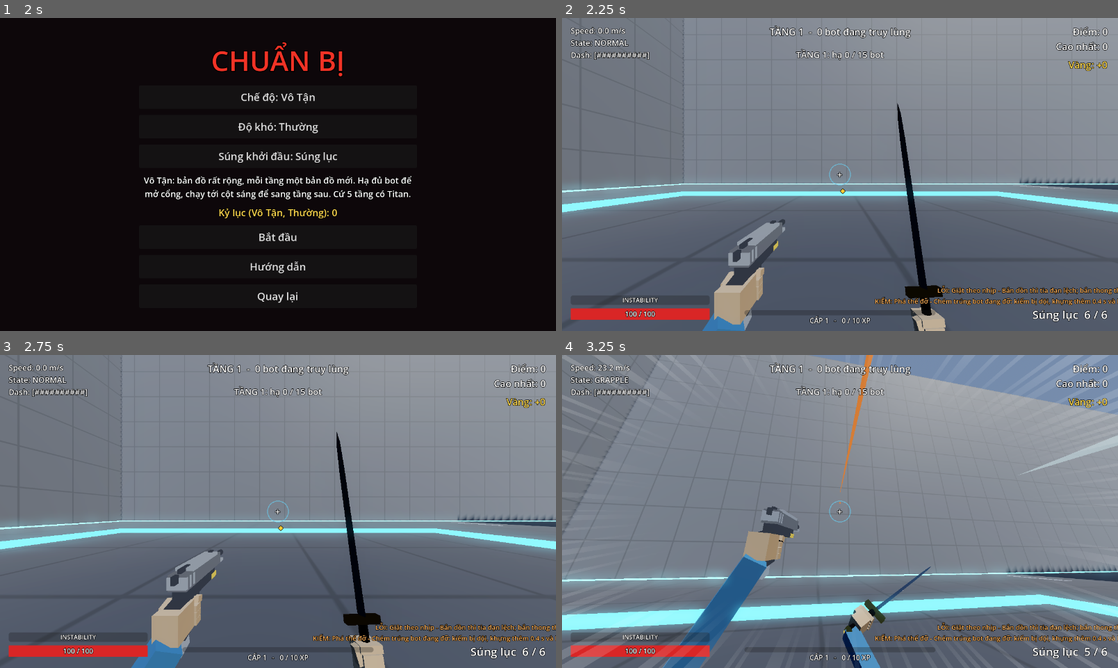
Above: before the commit, frames 1-4 (two rows, left to right).
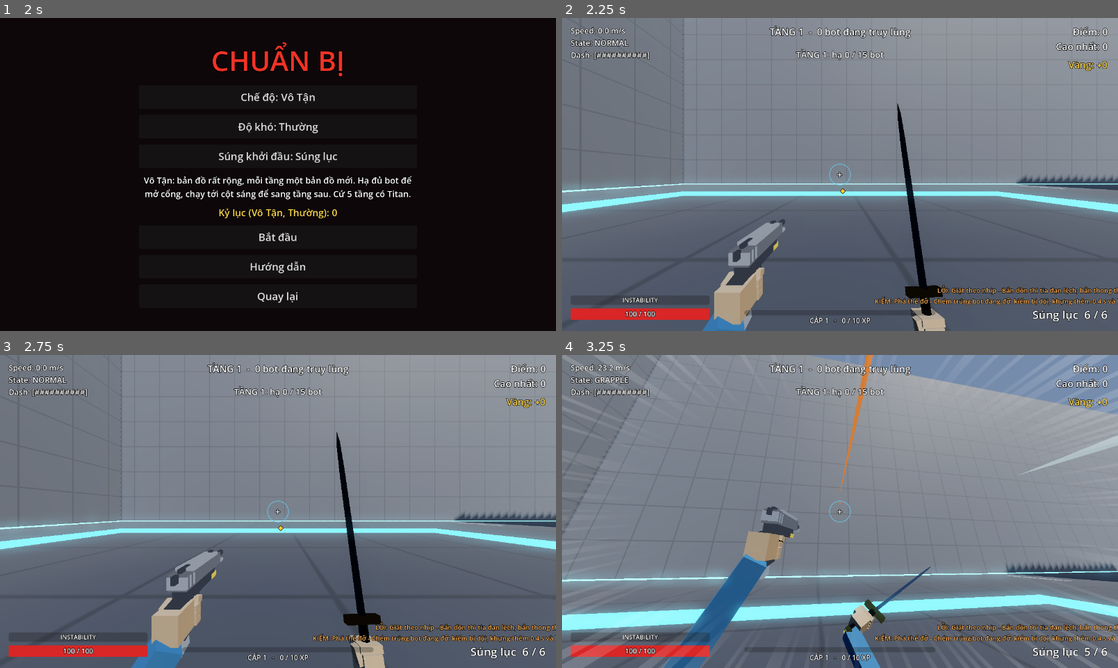
Above: after the commit, the same moments.

Repository: halo07-pixel/redliner
Game: Godot game, scene res://scenes/menu.tscn
The game is run twice, just before and just after one commit, with the same random seed, the same clock (stepped at 60 frames per second) and the same inputs.
Inputs (mouse positions are in pixels of both pictures, inside the frame that each line leads up to):
- Up to frame 1 (2 s): click "Chơi" at 0.5 s; click "Cửa hàng" at 1.25 s
- Up to frame 2 (2.25 s): click "Cài đặt" at 2 s
- Up to frame 3 (2.75 s): no input
- Up to frame 4 (3.25 s): tap Enter at 2.75 s; move the mouse to (867, 511) at 2.77 s; hold W (move_forward) from 2.78 s (still down); hold Right mouse button (grapple) from 2.78 s (still down); click (867, 511) at 2.92 s; tap Space (jump) at 3.02 s; tap E (shoot) at 3.05 s

Frame 1 is identical in both runs. In frame 2, 0.3% of the frame differs, in the area x 81-100%, y 50-56%; in frame 3, 0.3%; in frame 4, 0.3%, in the area x 79-100%, y 66-73%.

Commit message:
M45: module bản đồ Vô Tận low poly (6 module, tối đa 3000 tam giác)
Co-Authored-By: Claude Sonnet 5.5 <noreply@anthropic.com>
Claude-Session: https://claude.ai/code/session_011ynLRk7SUXMMCvF1eitzue

Diff:
--- a/scripts/arena.gd
+++ b/scripts/arena.gd
@@ -10,6 +10,7 @@
 const Maps = preload("res://scripts/maps.gd")
 const BreakableScript = preload("res://scripts/breakable.gd")
 const EndlessLook = preload("res://scripts/endless_look.gd")
+const EndlessModules = preload("res://scripts/endless_modules.gd")
 
 signal map_loaded(map_id: String)
 signal explosion(position: Vector3, radius: float) # thùng nổ phát nổ
@@ -131,6 +132,7 @@
 		var body: StaticBody3D = _box(bx["size"], bx["pos"], bx["role"], bx["rot"])
 		if _endless_map:
 			EndlessLook.style_box(body, bx)
+			EndlessModules.apply(body, bx, EndlessLook.theme_index(floor_n))   # M45: vỏ low poly, va chạm vẫn là hộp
 	if _endless_map:
 		for deco in EndlessLook.dress(m, EndlessLook.theme_index(floor_n)):   # chỉ hình ảnh, không va chạm
 			_add_map_node(deco)
--- a/scripts/data/visual_data.gd
+++ b/scripts/data/visual_data.gd
@@ -44,10 +44,19 @@
 		"bomber": "res://assets/characters/lowpoly/bomber.glb",
 		"titan": "res://assets/characters/lowpoly/titan.glb",
 	},
+	# M45: module bản đồ Vô Tận (mesh trong khối đơn vị, co giãn theo hộp va chạm; xem scripts/endless_modules.gd)
+	"map": {
+		"building_block": "res://assets/map/lowpoly/building_block.glb",
+		"building_fins": "res://assets/map/lowpoly/building_fins.glb",
+		"building_slab": "res://assets/map/lowpoly/building_slab.glb",
+		"pillar": "res://assets/map/lowpoly/pillar.glb",
+		"stage": "res://assets/map/lowpoly/stage.glb",
+		"cover": "res://assets/map/lowpoly/cover.glb",
+	},
 	"axe": "res://assets/weapons/lowpoly/axe.glb",
 	"dagger": "res://assets/weapons/lowpoly/dagger.glb",
 	# Ngân sách tam giác tối đa mỗi loại (đếm theo mesh trong .glb)
-	"budget": {"bot": 13000, "weapon": 600, "prop": 1200},
+	"budget": {"bot": 13000, "weapon": 600, "prop": 3000, "cell": 40000},
 }
 
 ## Độ kim loại / nhám / cường độ phát sáng theo vai trò.
--- /dev/null
+++ b/scripts/endless_modules.gd
@@ -0,0 +1,109 @@
+extends RefCounted
+## Module bản đồ Vô Tận low poly (M45). CHỈ hình ảnh: va chạm / navmesh vẫn là hộp của Maps.endless (không đổi).
+## Mỗi hộp "wall" (toà nhà), "pillar", "platform" (bệ / bức che) được phủ một mesh .glb nằm trong khối đơn vị, co giãn đúng bằng
+## kích thước hộp va chạm. Hộp gốc chỉ ẩn đi (vẫn còn trong cây node). Thiếu file / tắt LOWPOLY -> giữ nguyên hộp cũ.
+## Vật liệu trong .glb đặt tên theo vai trò (mod_wall, mod_trim, mod_glow) và được tô lúc chạy; mesh dùng chung giữa các thể hiện.
+
+const EndlessLook = preload("res://scripts/endless_look.gd")
+const Materials = preload("res://scripts/materials.gd")
+
+const BUILDING_KINDS: Array = ["building_block", "building_fins", "building_slab"]
+
+static var _scenes: Dictionary = {}
+static var _mats: Dictionary = {}
+
+
+## Loại module cho một hộp ("" = không có).
+static func kind_for(bx: Dictionary) -> String:
+	var s: Vector3 = bx["size"]
+	match String(bx["role"]):
+		"wall":
+			return BUILDING_KINDS[posmod(roundi(float((bx["pos"] as Vector3).x) * 0.61) + roundi(float((bx["pos"] as Vector3).z) * 0.43), BUILDING_KINDS.size())]
+		"pillar":
+			return "pillar"
+		"platform":
+			return "stage" if s.y >= 1.8 and s.x >= 10.0 else "cover"
+	return ""
+
+
+static func path_of(kind: String) -> String:
+	return String(Global.LOWPOLY["map"].get(kind, ""))
+
+
+static func has_asset(kind: String) -> bool:
+	if not bool(Global.LOWPOLY["enabled"]) or kind == "":
+		return false
+	var p: String = path_of(kind)
+	return p != "" and ResourceLoader.exists(p)
+
+
+static func _scene(kind: String) -> PackedScene:
+	if not _scenes.has(kind):
+		_scenes[kind] = load(path_of(kind))
+	return _scenes[kind]
+
+
+## Vật liệu theo (loại, vai trò mod_*, biến thể, chủ đề). Thân toà nhà dùng mặt tiền của EndlessLook (cùng tông / họa tiết lưới).
+static func _material(kind: String, role: String, variant: int, theme: int) -> Material:
+	var key: String = "%s|%s|%d|%d" % [kind.substr(0, 5), role, variant, theme]
+	if _mats.has(key):
+		return _mats[key]
+	var m: StandardMaterial3D
+	match role:
+		"mod_wall":
+			if kind.begins_with("building"):
+				m = EndlessLook.facade(variant)
+			elif kind == "pillar":
+				m = Materials.make("pillar")
+			else:
+				m = Materials.make("platform")
+		"mod_trim":
+			m = StandardMaterial3D.new()
+			var c: Color = Global.PALETTE["wall"] * 0.42
+			m.albedo_color = Color(c.r, c.g, c.b, 1.0)
+			m.metallic = 0.5
+			m.roughness = 0.55
+		_:
+			m = StandardMaterial3D.new()
+			var a: Color = EndlessLook.theme_accent(theme)
+			m.albedo_color = a * 0.5
+			m.emission_enabled = true
+			m.emission = a
+			m.emission_energy_multiplier = 1.4
+	_mats[key] = m
+	return m
+
+
+## Phủ module lên thân vừa dựng. Trả về true nếu đã dùng module (hộp cũ bị ẩn).
+static func apply(body: Node, bx: Dictionary, theme: int = 0) -> bool:
+	var kind: String = kind_for(bx)
+	if not has_asset(kind):
+		return false
+	var root: Node3D = _scene(kind).instantiate()
+	root.name = "Module"
+	root.scale = bx["size"]
+	var variant: int = EndlessLook.facade_variant(bx["pos"])
+	for mi in root.find_children("*", "MeshInstance3D", true, false):
+		var inst := mi as MeshInstance3D
+		for i in inst.mesh.get_surface_count():
+			var role: String = String(inst.mesh.surface_get_material(i).resource_name)
+			inst.set_surface_override_material(i, _material(kind, role, variant, theme))
+	for ch in body.get_children():
+		if ch is MeshInstance3D:
+			(ch as MeshInstance3D).visible = false
+	body.add_child(root)
+	return true
+
+
+## Số tam giác của một cây node (đếm theo mesh).
+static func tri_count(n: Node) -> int:
+	var t: int = 0
+	for mi in n.find_children("*", "MeshInstance3D", true, false):
+		var inst := mi as MeshInstance3D
+		if inst.mesh == null or not inst.visible:
+			continue
+		for s in inst.mesh.get_surface_count():
+			var arr: Array = inst.mesh.surface_get_arrays(s)
+			var idx = arr[Mesh.ARRAY_INDEX]
+			t += (idx.size() if idx != null and idx.size() > 0 else arr[Mesh.ARRAY_VERTEX].size()) / 3
+	return t
--- /dev/null
+++ b/tools/screenshots/shoot_m45.gd
@@ -0,0 +1,62 @@
+extends SceneTree
+## Ảnh tĩnh M45: module bản đồ Vô Tận (toà nhà 3 kiểu, cột, bệ). Chạy dưới Xvfb (GL dự phòng, không phải Forward+):
+##   xvfb-run -a -s "-screen 0 1280x720x24" godot --path . --rendering-driver opengl3 -s tools/screenshots/shoot_m45.gd -- docs/screenshots
+
+var out_dir: String = "docs/screenshots"
+
+
+func _initialize() -> void:
+	_run()
+
+
+func _shot(n: String) -> void:
+	for i in 3:
+		await process_frame
+	await RenderingServer.frame_post_draw
+	root.get_viewport().get_texture().get_image().save_png("%s/%s.png" % [out_dir, n])
+	print("saved ", n)
+
+
+func _run() -> void:
+	await process_frame
+	var args := OS.get_cmdline_user_args()
+	if args.size() > 0:
+		out_dir = args[0]
+	DirAccess.make_dir_recursive_absolute(out_dir)
+	var Maps = load("res://scripts/maps.gd")
+	var arena: Node3D = load("res://scripts/arena.gd").new()
+	arena.map_id = "endless"
+	arena.floor_n = 1
+	arena.bake_nav = false
+	root.add_child(arena)
+	var cam := Camera3D.new()
+	cam.far = 700.0
+	cam.fov = 70.0
+	root.add_child(cam)
+	cam.current = true
+	for i in 4:
+		await physics_frame
+	var m: Dictionary = Maps.endless(1)
+	var wall: Dictionary = {}
+	var pillar: Dictionary = {}
+	var stage: Dictionary = {}
+	for b in m["boxes"]:
+		if b["role"] == "wall" and wall.is_empty() and (b["size"] as Vector3).y > 18.0:
+			wall = b
+		elif b["role"] == "pillar" and pillar.is_empty():
+			pillar = b
+		elif b["role"] == "platform" and (b["size"] as Vector3).x >= 10.0 and stage.is_empty():
+			stage = b
+	var shots: Array = [["m45_building", wall, Vector3(26.0, 14.0, 38.0), 0.55], ["m45_pillar", pillar, Vector3(-14.0, 9.0, 20.0), 0.6], ["m45_stage", stage, Vector3(18.0, 9.0, 26.0), 0.0]]
+	for s in shots:
+		var b: Dictionary = s[1]
+		if b.is_empty():
+			continue
+		var p: Vector3 = b["pos"]
+		cam.global_position = p + (s[2] as Vector3)
+		cam.look_at(p + Vector3(0.0, (b["size"] as Vector3).y * float(s[3]) - (b["size"] as Vector3).y * 0.2, 0.0), Vector3.UP)
+		await _shot(s[0])
+	cam.global_position = Vector3(-60.0, 70.0, -130.0)
+	cam.look_at(Vector3(0.0, 8.0, -60.0), Vector3.UP)
+	await _shot("m45_overview")
+	quit()
--- /dev/null
+++ b/tools/tests/test_m45.gd
@@ -0,0 +1,126 @@
+extends SceneTree
+## M45 "Module bản đồ Vô Tận low poly": 6 module dựng trong Blender (tools/blender/make_map.py) nạp được, mỗi module trong ngân sách
+## tam giác (<= 3000), mesh nằm gọn trong khối đơn vị (co giãn khít hộp va chạm), Arena phủ module lên đúng hộp (hộp gốc ẩn, va chạm
+## và bố cục Maps.endless KHÔNG đổi), mỗi ô 50 m không vượt trần tam giác. Bộ test cũ giữ xanh.
+##   timeout 200 godot --headless --path . -s tools/tests/test_m45.gd
+
+const Mods = preload("res://scripts/endless_modules.gd")
+const Maps = preload("res://scripts/maps.gd")
+const KINDS: Array = ["building_block", "building_fins", "building_slab", "pillar", "stage", "cover"]
+
+var failures: int = 0
+
+
+func _check(cond: bool, msg: String) -> void:
+	if cond:
+		print("  PASS  ", msg)
+	else:
+		failures += 1
+		printerr("  FAIL  ", msg)
+
+
+func _initialize() -> void:
+	_run()
+
+
+func _frames(n: int) -> void:
+	for i in n:
+		await physics_frame
+
+
+func _aabb(n: Node3D) -> AABB:
+	var r := AABB()
+	var first := true
+	for mi in n.find_children("*", "MeshInstance3D", true, false):
+		var a: AABB = (mi as MeshInstance3D).get_aabb()
+		r = a if first else r.merge(a)
+		first = false
+	return r
+
+
+func _run() -> void:
+	print("[Dữ liệu / ngân sách]")
+	var L: Dictionary = Global.LOWPOLY
+	_check(int(L["budget"]["prop"]) == 3000, "ngân sách module = 3000 tam giác")
+	_check(int(L["budget"]["cell"]) == 40000, "trần mỗi ô 50 m = 40000")
+	for k in KINDS:
+		_check(Mods.has_asset(k), "có file module %s" % k)
+		var node: Node3D = load(Mods.path_of(k)).instantiate()
+		var t: int = Mods.tri_count(node)
+		_check(t > 0 and t <= int(L["budget"]["prop"]), "%s: %d tam giác <= 3000" % [k, t])
+		var a: AABB = _aabb(node)
+		_check(a.position.x >= -0.501 and a.end.x <= 0.501 and a.position.z >= -0.501 and a.end.z <= 0.501 and a.position.y >= -0.501, "%s: nằm trong khối đơn vị (không lấn ra ngoài hộp)" % k)
+		_check(a.end.y <= 0.5 + 0.14, "%s: không vượt nóc hộp quá phụ kiện nhỏ" % k)
+		var mats: Array = []
+		for mi in node.find_children("*", "MeshInstance3D", true, false):
+			for s in (mi as MeshInstance3D).mesh.get_surface_count():
+				mats.append(String((mi as MeshInstance3D).mesh.surface_get_material(s).resource_name))
+		_check(mats.all(func(n): return n in ["mod_wall", "mod_trim", "mod_glow"]), "%s: vật liệu đặt theo vai trò %s" % [k, str(mats)])
+		node.free()
+
+	print("[Chọn loại module]")
+	_check(Mods.kind_for({"role": "pillar", "size": Vector3(2.5, 15, 2.5), "pos": Vector3.ZERO}) == "pillar", "cột -> pillar")
+	_check(Mods.kind_for({"role": "platform", "size": Vector3(16, 2, 16), "pos": Vector3.ZERO}) == "stage", "bệ 16x2x16 -> stage")
+	_check(Mods.kind_for({"role": "platform", "size": Vector3(8, 1.4, 0.8), "pos": Vector3.ZERO}) == "cover", "bức che -> cover")
+	_check(Mods.kind_for({"role": "ramp", "size": Vector3(8, 0.4, 7), "pos": Vector3.ZERO}) == "", "dốc giữ hộp")
+	_check(Mods.kind_for({"role": "grapple", "size": Vector3(4, 0.5, 4), "pos": Vector3.ZERO}) == "", "bệ móc giữ hộp")
+	var seen: Dictionary = {}
+	for b in Maps.endless(1)["boxes"] + Maps.endless(2)["boxes"] + Maps.endless(3)["boxes"]:
+		if b["role"] == "wall":
+			seen[Mods.kind_for(b)] = true
+	_check(seen.size() >= 2, "toà nhà dùng nhiều kiểu (%d kiểu)" % seen.size())
+
+	print("[Arena: module phủ đúng hộp, va chạm không đổi]")
+	var before: Array = [Maps.endless(1)["boxes"].duplicate(true), Maps.endless(5)["boxes"].duplicate(true)]
+	for fl in [1, 3]:
+		var arena: Node3D = load("res://scripts/arena.gd").new()
+		arena.map_id = "endless"
+		arena.floor_n = fl
+		arena.bake_nav = false
+		root.add_child(arena)
+		await _frames(2)
+		var m: Dictionary = Maps.endless(fl)
+		var bodies: Array = arena.find_children("*", "StaticBody3D", true, false)
+		var mods: int = 0
+		var bad: int = 0
+		var cell_tris: Dictionary = {}
+		var cell: float = float(Global.ENDLESS["cell"])
+		var worst_prop: int = 0
+		for b in bodies:
+			var mod: Node = (b as Node).get_node_or_null("Module")
+			if mod == null:
+				continue
+			mods += 1
+			var t: int = Mods.tri_count(mod)
+			worst_prop = maxi(worst_prop, t)
+			var cs: CollisionShape3D = (b as Node).get_child(0)
+			var sz: Vector3 = (cs.shape as BoxShape3D).size
+			if not (mod as Node3D).scale.is_equal_approx(sz):
+				bad += 1
+			var key := Vector2i(floori(((b as Node3D).position.x + 150.0) / cell), floori(((b as Node3D).position.z + 150.0) / cell))
+			cell_tris[key] = int(cell_tris.get(key, 0)) + t
+		_check(mods > 0, "tầng %d: %d khối có module" % [fl, mods])
+		_check(bad == 0, "tầng %d: scale module = kích thước hộp va chạm" % fl)
+		_check(worst_prop <= 3000, "tầng %d: module nặng nhất %d <= 3000" % [fl, worst_prop])
+		var worst_cell: int = 0
+		for k in cell_tris:
+			worst_cell = maxi(worst_cell, int(cell_tris[k]))
+		_check(worst_cell <= int(L["budget"]["cell"]), "tầng %d: ô nặng nhất %d <= %d tam giác" % [fl, worst_cell, int(L["budget"]["cell"])])
+		var hidden: int = 0
+		for b in bodies:
+			if (b as Node).get_node_or_null("Module") != null:
+				for ch in (b as Node).get_children():
+					if ch is MeshInstance3D and (ch as MeshInstance3D).mesh is BoxMesh and not (ch as MeshInstance3D).visible:
+						hidden += 1
+		_check(hidden == mods, "tầng %d: hộp gốc bị ẩn ở mọi khối có module" % fl)
+		_check(bodies.size() >= m["boxes"].size(), "tầng %d: số thân va chạm không giảm" % fl)
+		arena.queue_free()
+		await _frames(1)
+	_check(Maps.endless(1)["boxes"] == before[0] and Maps.endless(5)["boxes"] == before[1], "bố cục Maps.endless không đổi")
+
+	print("[Tắt LOWPOLY -> hộp cũ]")
+	_check(Mods.has_asset("pillar") and not Mods.has_asset(""), "has_asset: rỗng -> false")
+
+	print("")
+	print("---- ", "TẤT CẢ ĐẠT" if failures == 0 else "%d LỖI" % failures)
+	quit(1 if failures > 0 else 0)
Binary file added: assets/map/lowpoly/building_block.glb
Not shown, added: assets/map/lowpoly/building_block.glb.import
Binary file added: assets/map/lowpoly/building_fins.glb
Not shown, added: assets/map/lowpoly/building_fins.glb.import
Binary file added: assets/map/lowpoly/building_slab.glb
Not shown, added: assets/map/lowpoly/building_slab.glb.import
Binary file added: assets/map/lowpoly/cover.glb
Not shown, added: assets/map/lowpoly/cover.glb.import
Binary file added: assets/map/lowpoly/pillar.glb
Not shown, added: assets/map/lowpoly/pillar.glb.import
Binary file added: assets/map/lowpoly/stage.glb
Not shown, added: assets/map/lowpoly/stage.glb.import
(and 5 more such lines)
